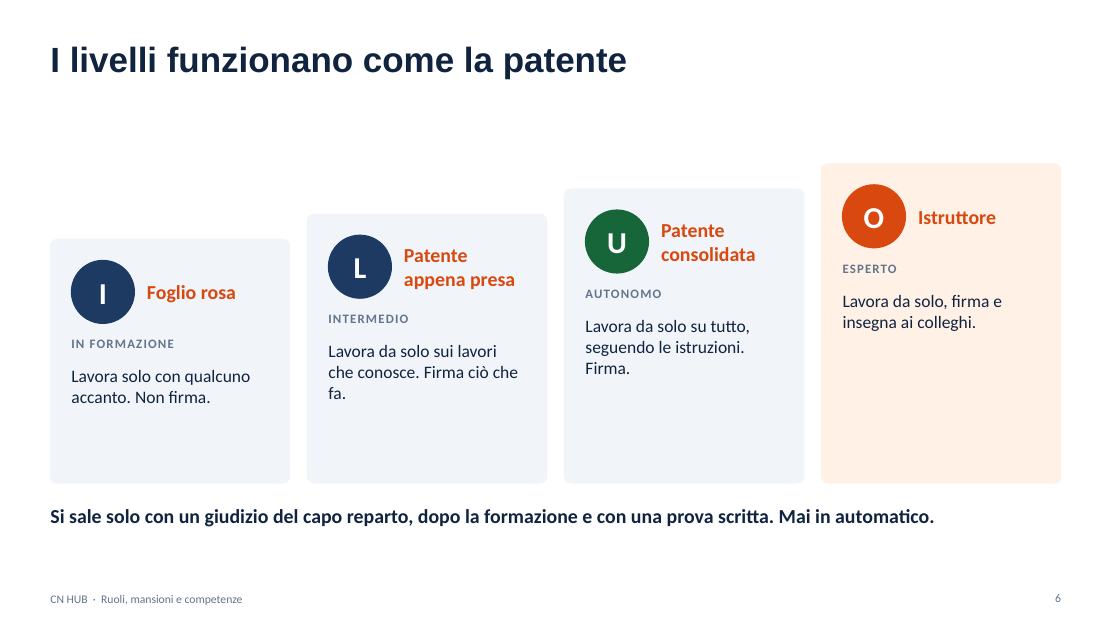
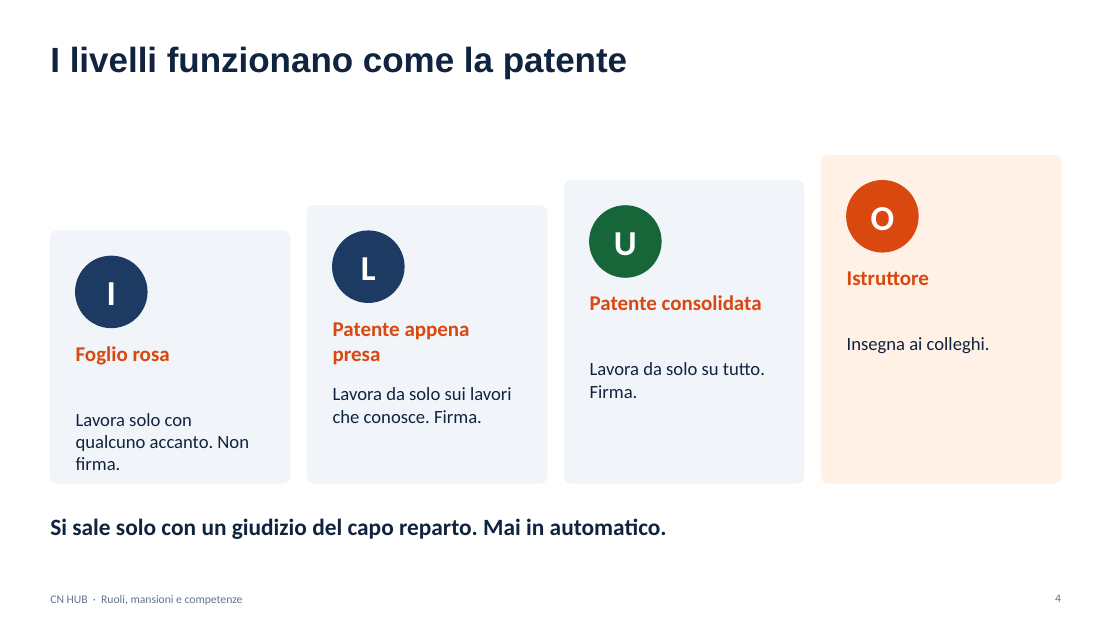
Before and after one commit to brividich/CRM-Brizio, a slide deck: slide 4 of docs/feasibility/ruoli-mansioni-competenze/Fattibilita_RMC_Presentazione.pptx (slide 6 before the commit). Drawn at 1120x630 pixels with LibreOffice and Linux fonts; fonts in the diff are those of the drawing. Boxes give left, top, right and bottom in pixels: in the first picture for what was removed or moved away, otherwise in the second. Text is boxed around its words. In the diff, an @@ line names an element or a change of style, - is before the commit and + after.

```diff
--- a/docs/feasibility/ruoli-mansioni-competenze/Fattibilita_RMC_Presentazione.pptx
+++ b/docs/feasibility/ruoli-mansioni-competenze/Fattibilita_RMC_Presentazione.pptx
@@ rounded rectangle: place and size @@
-rounded rectangle at [822, 164, 1061, 483]
+rounded rectangle at [822, 155, 1061, 483]
@@ rounded rectangle: place and size @@
-rounded rectangle at [308, 214, 547, 483]
+rounded rectangle at [308, 206, 547, 483]
@@ rounded rectangle: place and size @@
-rounded rectangle at [565, 189, 804, 483]
+rounded rectangle at [565, 181, 804, 483]
@@ ellipse: place and size @@
-ellipse at [586, 210, 649, 273]
+ellipse at [590, 206, 661, 277]
@@ size 26 to 30 pt in 4 elements at [107, 282, 116, 305], [361, 257, 376, 280], [614, 232, 637, 256], [871, 207, 895, 231] @@
@@ ellipse: place and size @@
-ellipse at [843, 185, 906, 248]
+ellipse at [847, 181, 918, 252]
@@ rounded rectangle: place and size @@
-rounded rectangle at [50, 239, 290, 483]
+rounded rectangle at [50, 231, 290, 483]
@@ ellipse: place and size @@
-ellipse at [329, 235, 392, 298]
+ellipse at [333, 231, 404, 302]
@@ ellipse: place and size @@
-ellipse at [71, 260, 134, 323]
+ellipse at [76, 256, 147, 328]
@@ text removed at [843, 264, 897, 273] @@
-ESPERTO
@@ text "Istruttore": place and size @@
-text "Istruttore" at [918, 211, 996, 224]
+text "Istruttore" at [847, 271, 929, 285]
@@ text removed at [585, 289, 661, 298] @@
-AUTONOMO
@@ size 17 to 18 pt; vertical alignment middle to top in 4 elements at [76, 346, 170, 365], [333, 322, 470, 365], [847, 271, 929, 285], [590, 295, 762, 310] @@
@@ text "Patente consolidata": place and size @@
-text "Patente consolidata" at [661, 224, 756, 261]
+text "Patente consolidata" at [590, 295, 762, 310]
@@ text removed at [328, 314, 408, 323] @@
-INTERMEDIO
@@ text "Patente appena presa": place and size @@
-text "Patente appena presa" at [404, 249, 515, 289]
+text "Patente appena presa" at [333, 322, 470, 365]
@@ text removed at [71, 339, 174, 348] @@
-IN FORMAZIONE
@@ text "Foglio rosa": place and size @@
-text "Foglio rosa" at [147, 285, 236, 303]
+text "Foglio rosa" at [76, 346, 170, 365]
@@ text at [847, 337, 990, 353]: text changed; size 15 to 16 pt @@
-Lavora da solo, firma e insegna ai colleghi.
+Insegna ai colleghi.
@@ text at [333, 387, 512, 423]: text changed; size 15 to 16 pt @@
-Lavora da solo sui lavori che conosce. Firma ciò che fa.
+Lavora da solo sui lavori che conosce. Firma.
@@ text at [590, 362, 765, 398]: text changed; size 15 to 16 pt @@
-Lavora da solo su tutto, seguendo le istruzioni. Firma.
+Lavora da solo su tutto. Firma.
@@ text "Lavora solo con qualcuno accanto. ...": place and size @@
-text "Lavora solo con qualcuno accanto. ..." at [71, 370, 251, 403]
+text "Lavora solo con qualcuno accanto. ..." at [76, 413, 249, 470]
@@ text "Lavora solo con qualcuno accanto. ..." at [76, 413, 249, 470]: size 15 to 16 pt @@
@@ text at [50, 518, 667, 539]: text changed; size 17 to 20 pt @@
-Si sale solo con un giudizio del capo reparto, dopo la formazione e con una prova scritta. Mai in automatico.
+Si sale solo con un giudizio del capo reparto. Mai in automatico.
```
Also in this commit, not shown: 3 other slides changed, 3 slides added, 8 slides removed, 17 other files.
